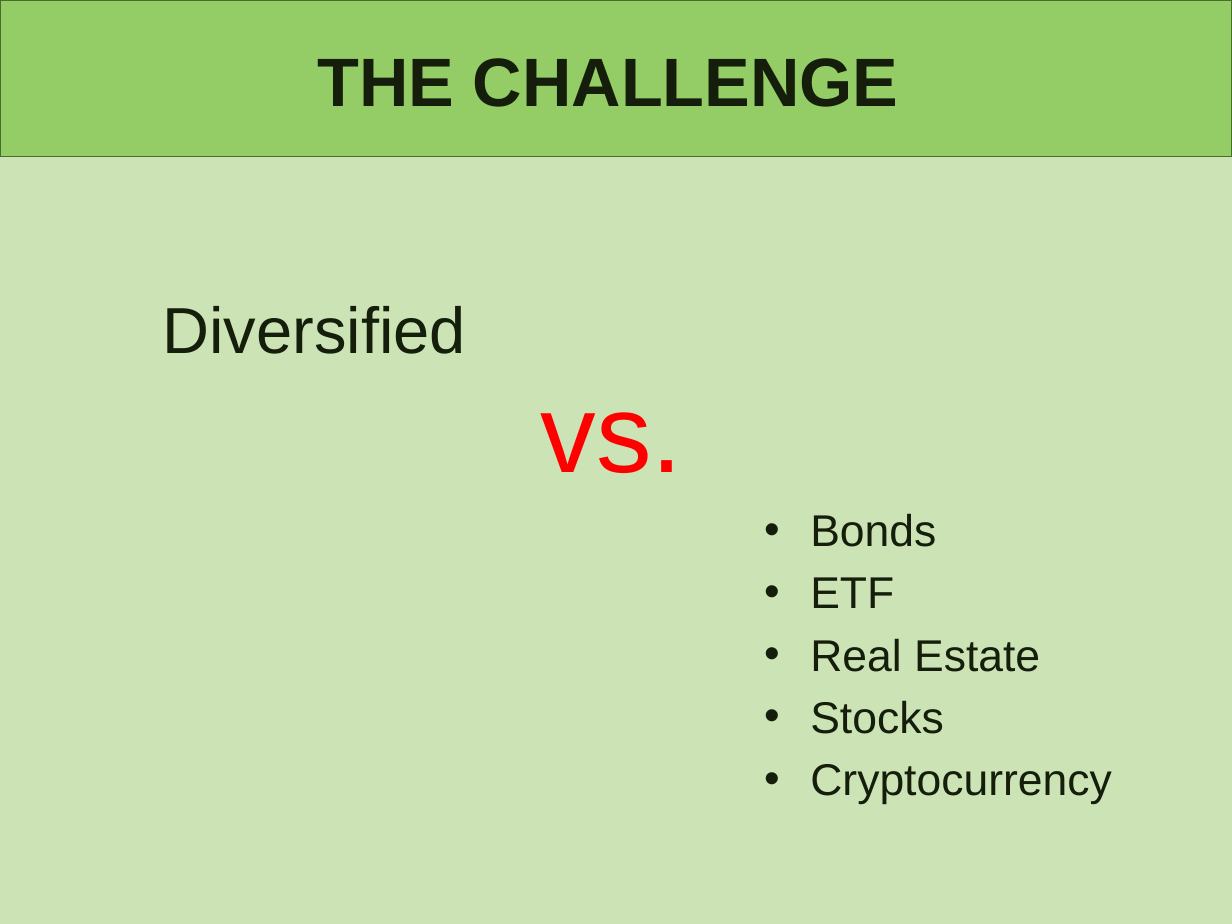
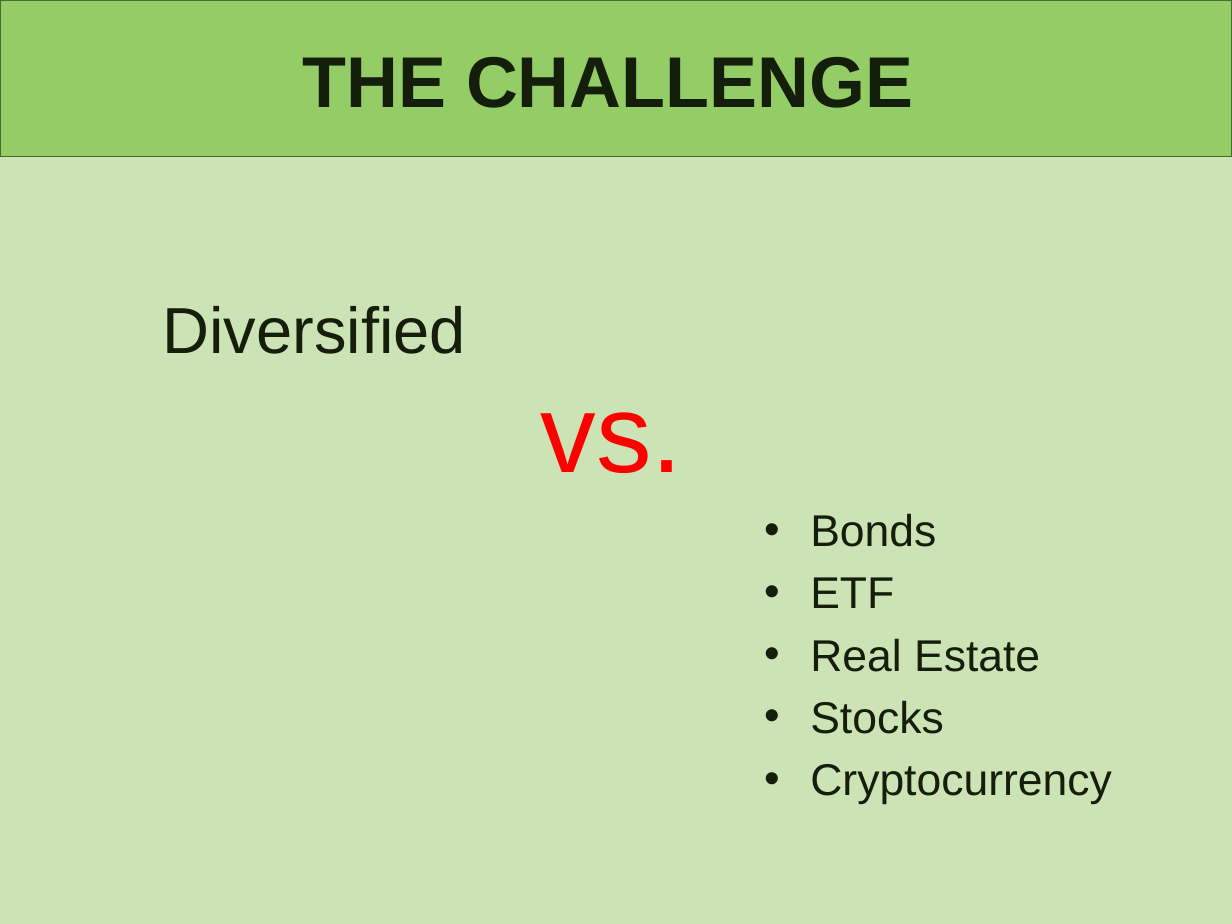
Before and after one commit to lindseyhardouin/Challenging_the_Status_Quo, a slide deck: slide 2 of presentation/P1- Challening the Status Quo.pptx. Drawn at 1232x924 pixels with LibreOffice and Linux fonts; fonts in the diff are those of the drawing. Boxes give left, top, right and bottom in pixels: in the first picture for what was removed or moved away, otherwise in the second. Text is boxed around its words. In the diff, an @@ line names an element or a change of style, - is before the commit and + after.

```diff
--- a/presentation/P1- Challening the Status Quo.pptx
+++ b/presentation/P1- Challening the Status Quo.pptx
@@ title "THE CHALLENGE" at [303, 57, 913, 108]: size 40 to 42 pt @@
```
Also in this commit, not shown: 4 other slides changed.
